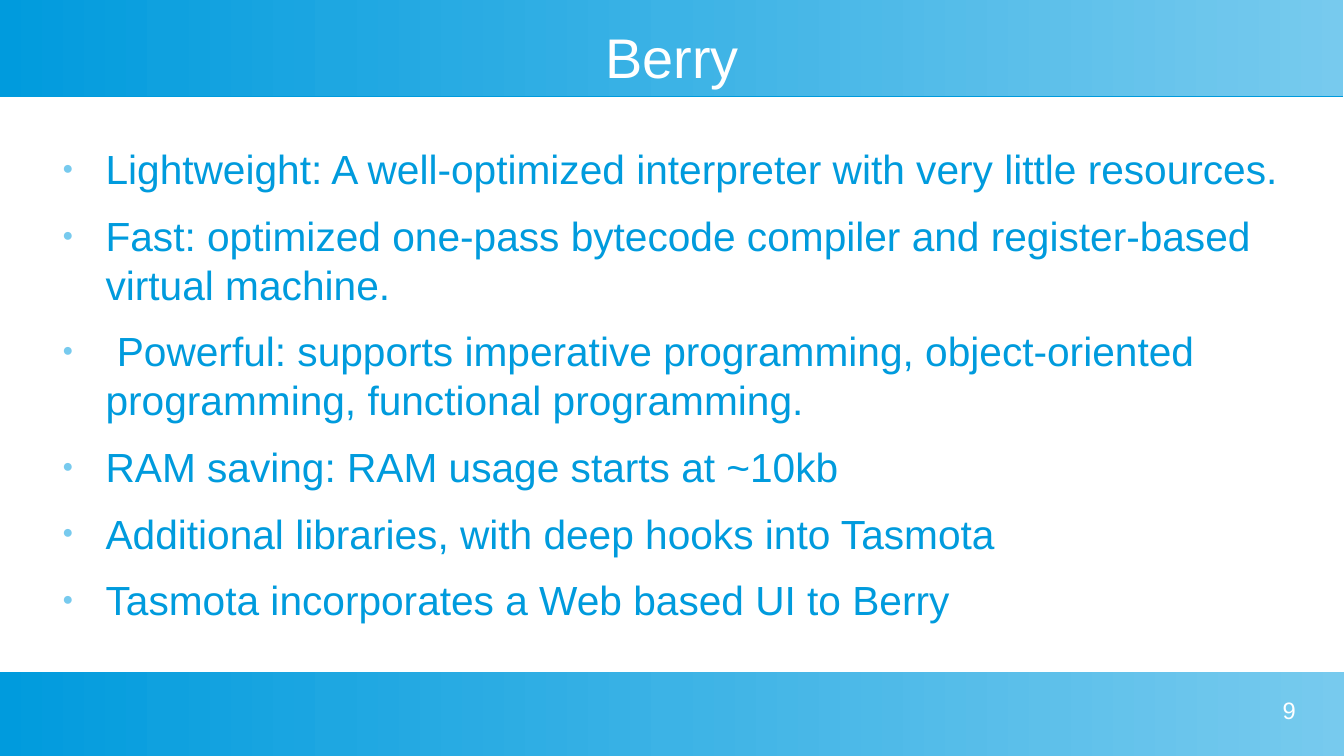
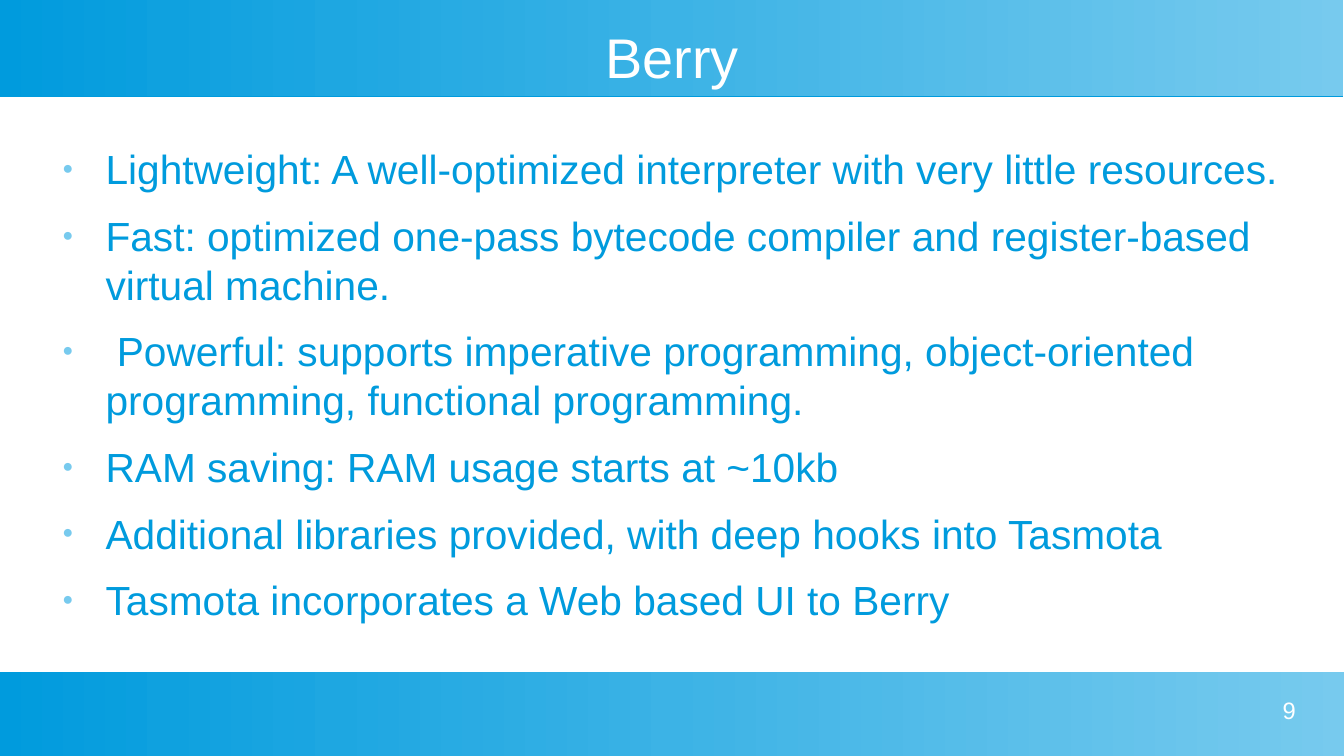
Before and after one commit to darrylb123/EO2024, a slide deck: slide 9 of EO2024-Tasmota+Berry.odp. Drawn at 1344x756 pixels with LibreOffice and Linux fonts; fonts in the diff are those of the drawing. Boxes give left, top, right and bottom in pixels: in the first picture for what was removed or moved away, otherwise in the second. Text is boxed around its words. In the diff, an @@ line names an element or a change of style, - is before the commit and + after.

```diff
--- a/EO2024-Tasmota+Berry.odp
+++ b/EO2024-Tasmota+Berry.odp
@@ text at (x1=106, y1=519, x2=1162, y2=556): text changed @@
-● Additional libraries, with deep hooks into Tasmota
+● Additional libraries provided, with deep hooks into Tasmota
```
Also in this commit, not shown: 3 slides added.
